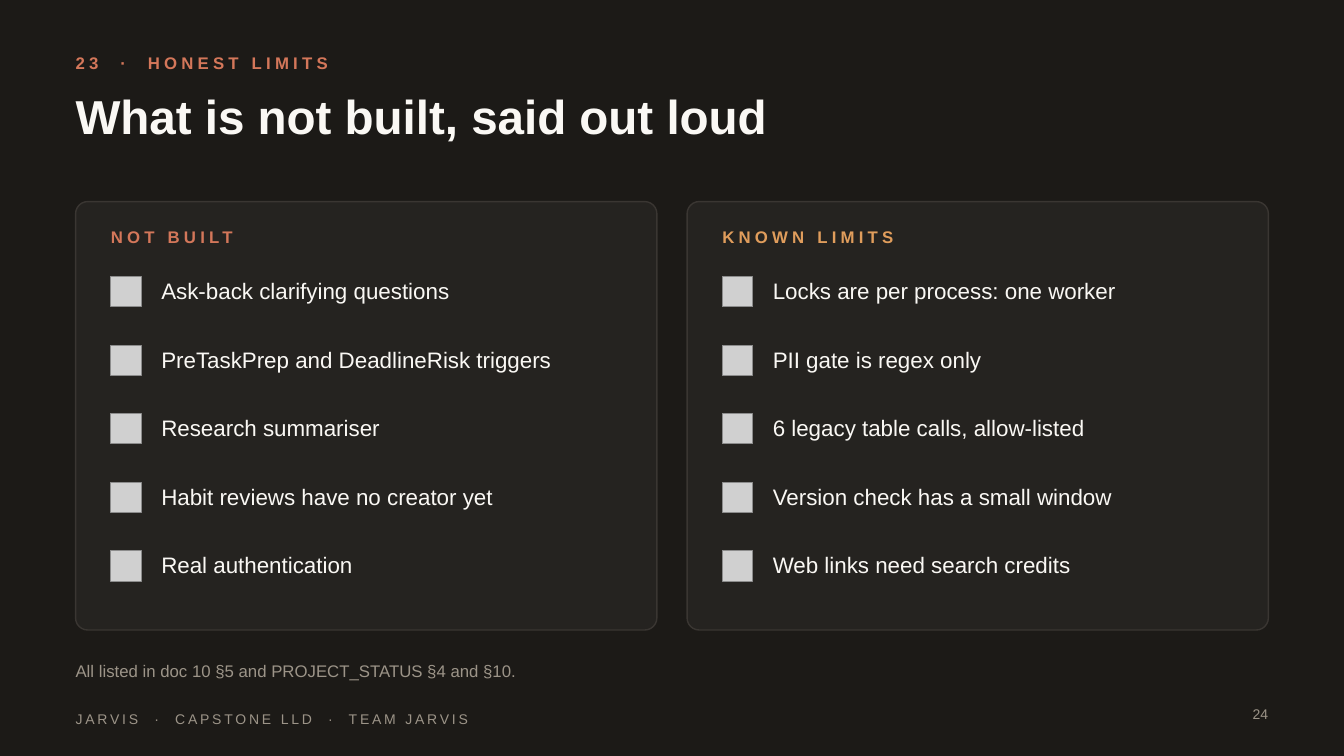
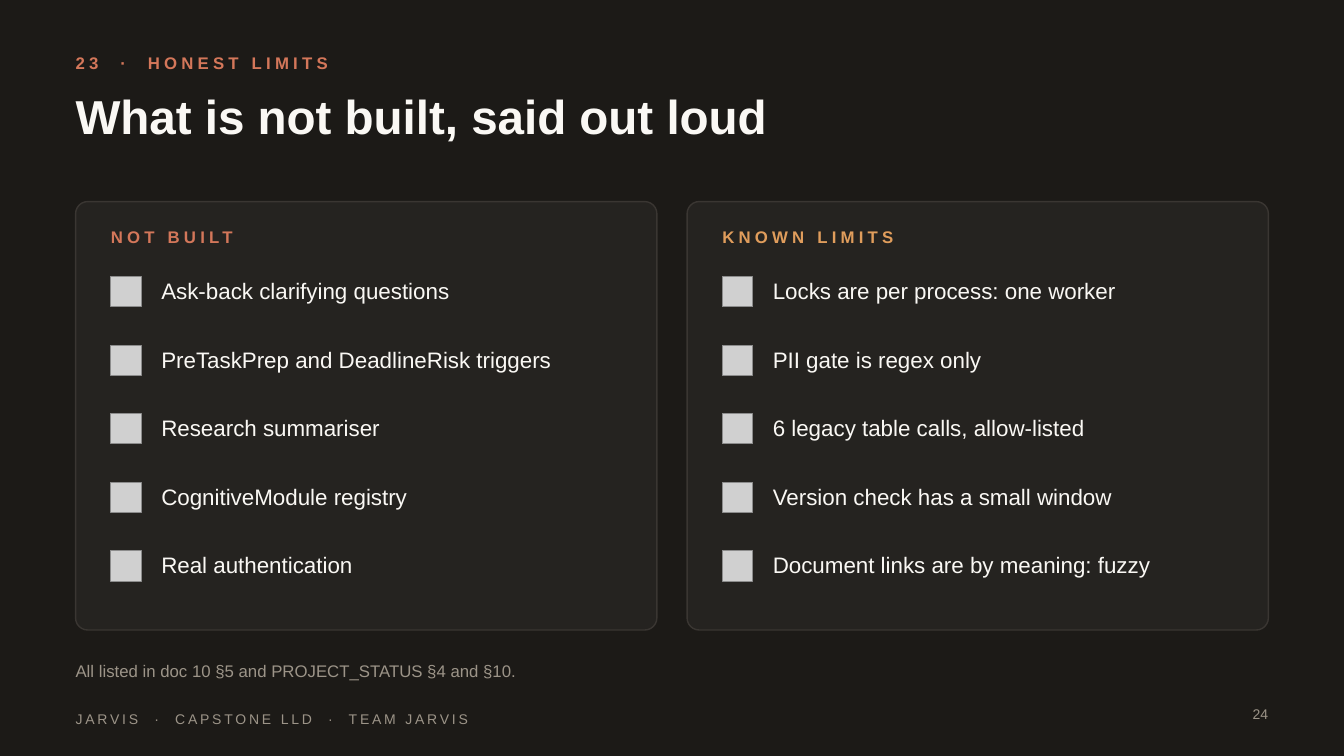
Before and after one commit to HackHeroic/Jarvis-Engine, a slide deck: slide 24 of docs/capstone/presentation/Jarvis-Capstone.pptx. Drawn at 1344x756 pixels with LibreOffice and Linux fonts; fonts in the diff are those of the drawing; grey boxes stand for pictures; background and template pictures are left out. Boxes give left, top, right and bottom in pixels: in the first picture for what was removed or moved away, otherwise in the second. Text is boxed around its words. In the diff, an @@ line names an element or a change of style, - is before the commit and + after.

Commit message:
docs: web search through Claude, the not_before column and its migration, and counts at 8759bf0; deck rebuilt

```diff
--- a/docs/capstone/presentation/Jarvis-Capstone.pptx
+++ b/docs/capstone/presentation/Jarvis-Capstone.pptx
@@ text at bbox=[161, 488, 407, 510]: text changed @@
-Habit reviews have no creator yet
+CognitiveModule registry
@@ text at bbox=[773, 556, 1150, 578]: text changed @@
-Web links need search credits
+Document links are by meaning: fuzzy
```
Also in this commit, not shown: 1 other slide changed, 12 other files.
